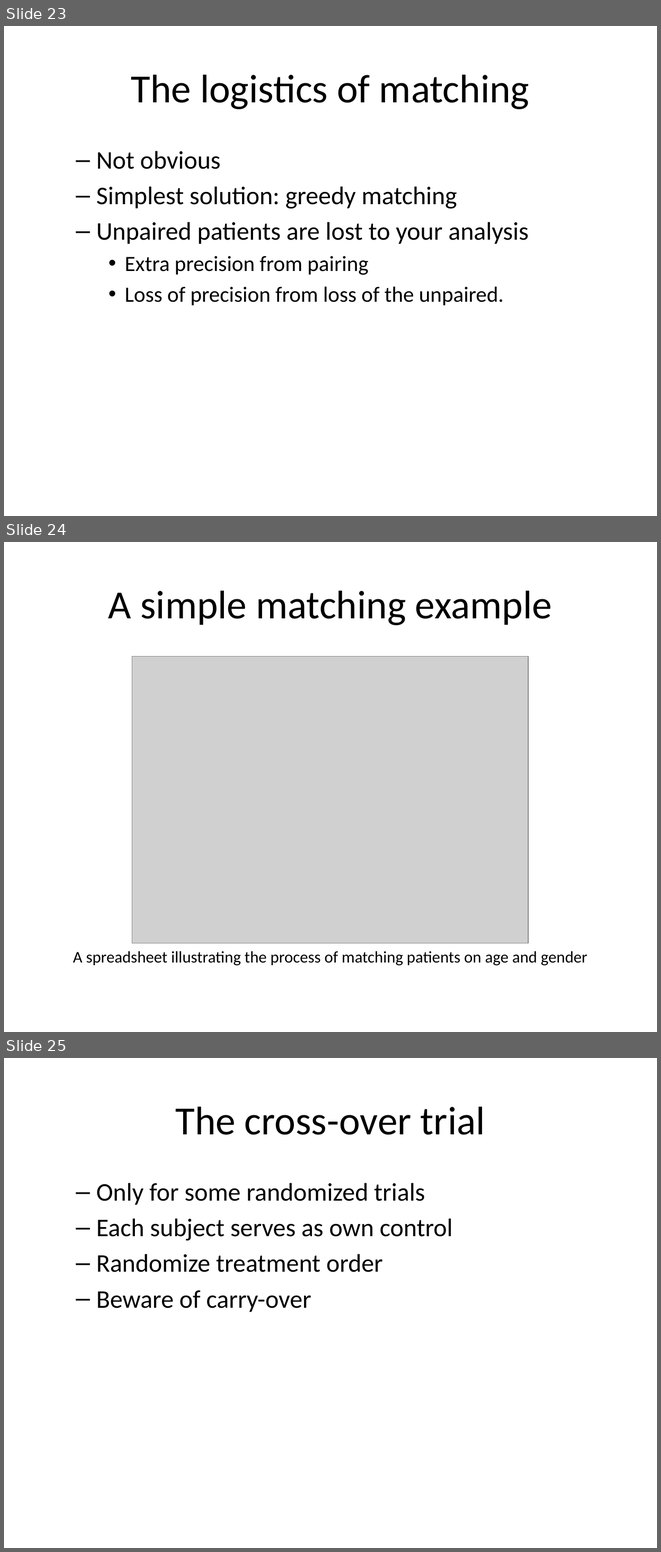
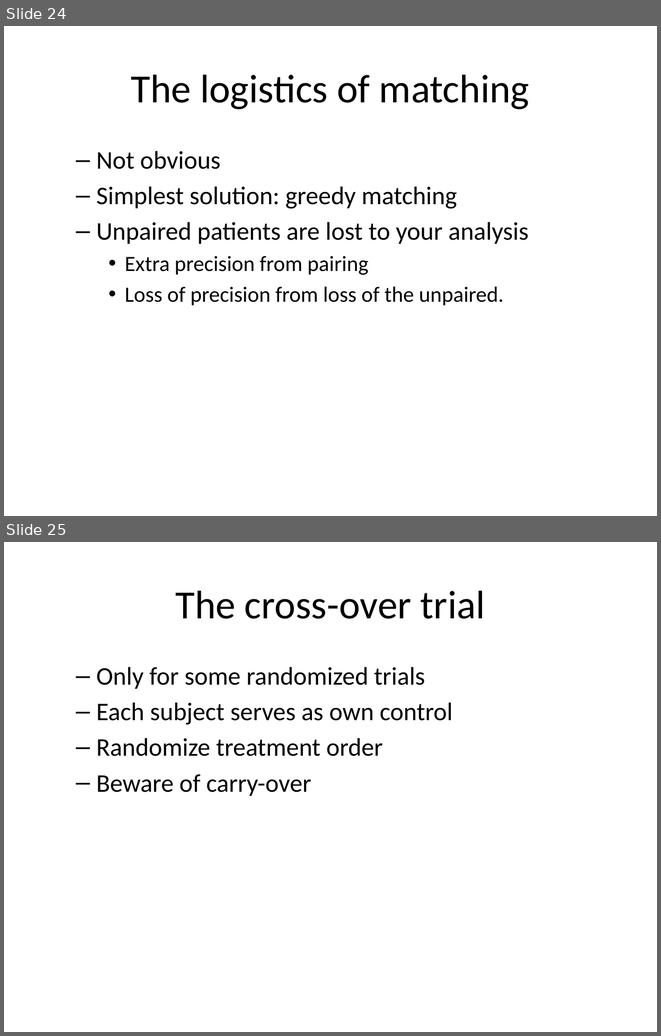
Before and after one commit to classes-medb/5510, a slide deck: src/video-08-sampling.pptx. Shown one above the other, each under a label of ours: slides 23, 24 and 25 before the commit, slides 24 and 25 after it. The pictures are 661x1552 and 661x1036 pixels, drawn with LibreOffice and Linux fonts; fonts in the diff are those of the drawing; grey boxes stand for pictures. Boxes give left, top, right and bottom in pixels: in the first picture for what was removed or moved away, otherwise in the second. Text is boxed around its words. In the diff, an @@ line names an element or a change of style, - is before the commit and + after.

```diff
--- a/src/video-08-sampling.pptx
+++ b/src/video-08-sampling.pptx
@@ slide 24 removed at bbox=[4, 542, 657, 1032], background #FFFFFF @@
@@ title removed at bbox=[108, 590, 552, 625] @@
-A simple matching example
@@ picture removed at bbox=[132, 656, 528, 943] @@
@@ text removed at bbox=[73, 951, 588, 965] @@
-A spreadsheet illustrating the process of matching patients on age and gender
@@ what was slide 23 is now slide 24 @@
```
Also in this commit, not shown: 4 slides changed, 2 slides added, 1 other slide removed, 6 other files.
